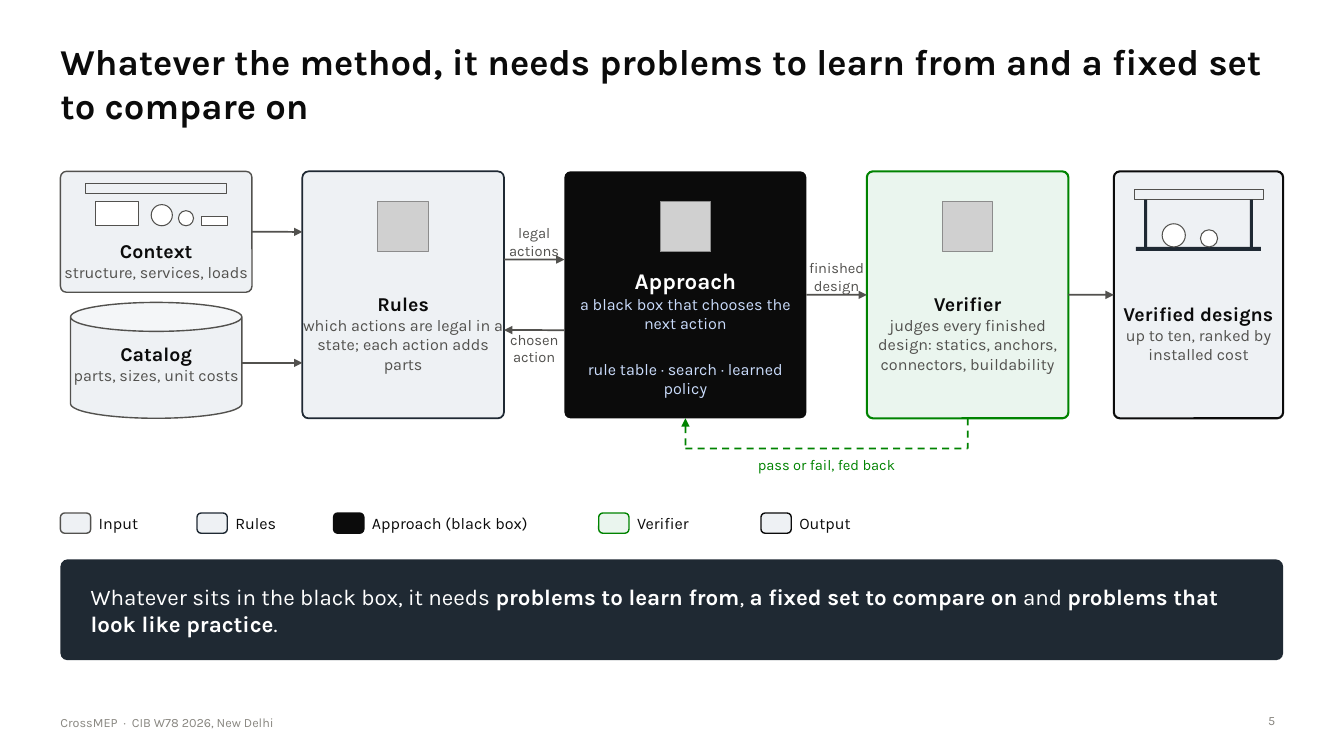
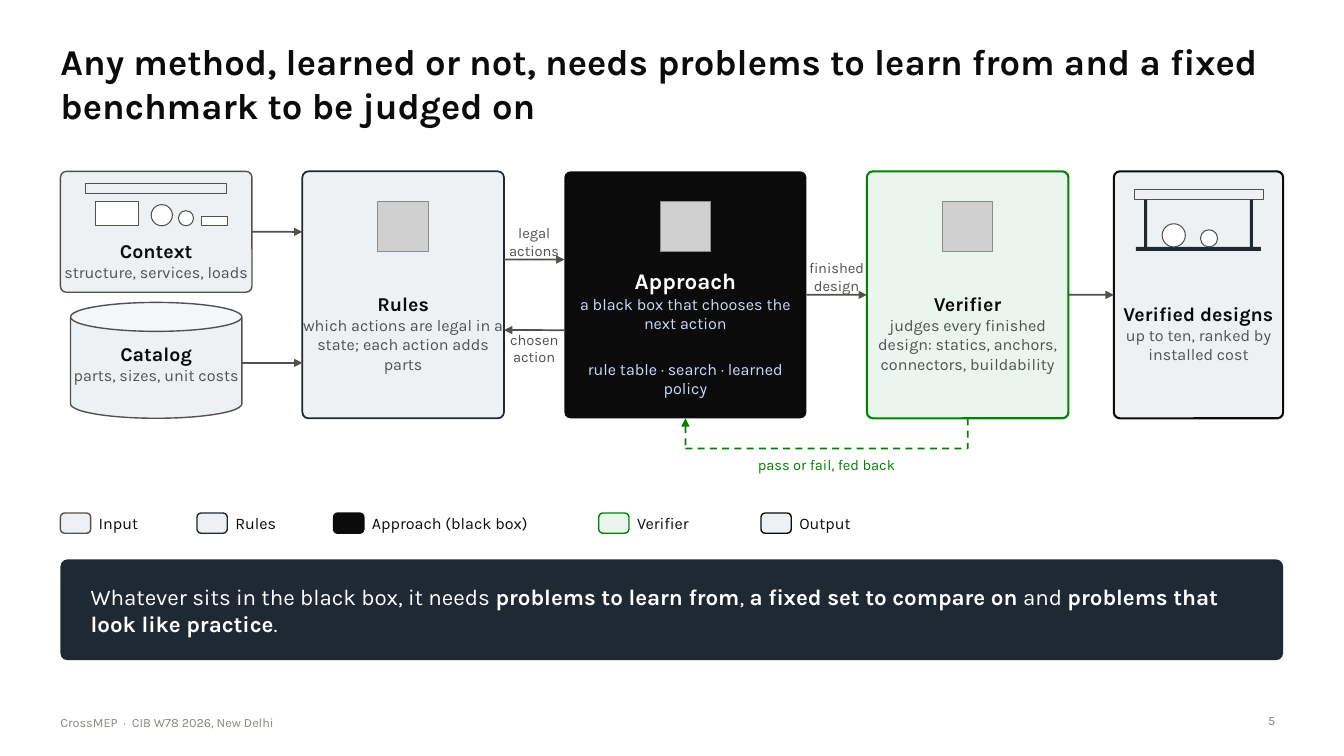
Before and after one commit to lavinia-ped/CrossMEP_Dataset, a slide deck: slide 5 of docs/CrossMEP_CIBW78_talk.pptx. Drawn at 1344x756 pixels with LibreOffice and Linux fonts; fonts in the diff are those of the drawing; grey boxes stand for pictures. Boxes give left, top, right and bottom in pixels: in the first picture for what was removed or moved away, otherwise in the second. Text is boxed around its words. In the diff, an @@ line names an element or a change of style, - is before the commit and + after.

Commit message:
Talk: fuller sentence titles on every slide

```diff
--- a/docs/CrossMEP_CIBW78_talk.pptx
+++ b/docs/CrossMEP_CIBW78_talk.pptx
@@ title at box(60, 49, 1257, 128): text changed @@
-Whatever the method, it needs problems to learn from and a fixed set to compare on
+Any method, learned or not, needs problems to learn from and a fixed benchmark to be judged on
```
Also in this commit, not shown: 14 other slides changed, 5 other files.
